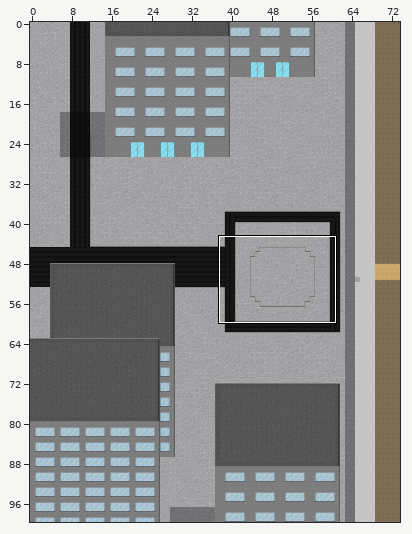
A Tiled map (JSON) gets an edit: main/resources/worlds/CityEntrySquare2.json. Above: a wide view before the commit, with the close-up outlined.
Close-up. Before:
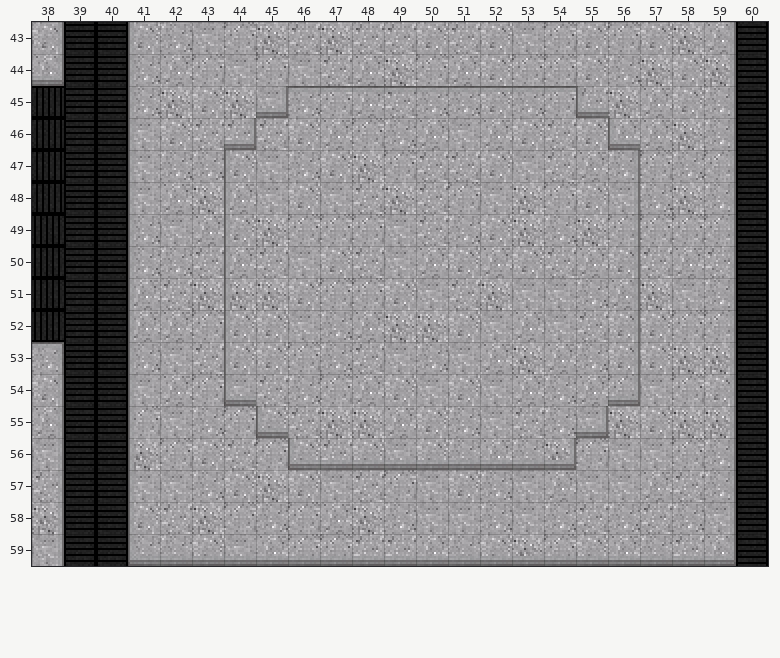
Cells are 16x16 px. Shown: x 38..60, y 43..59.
Once edited:
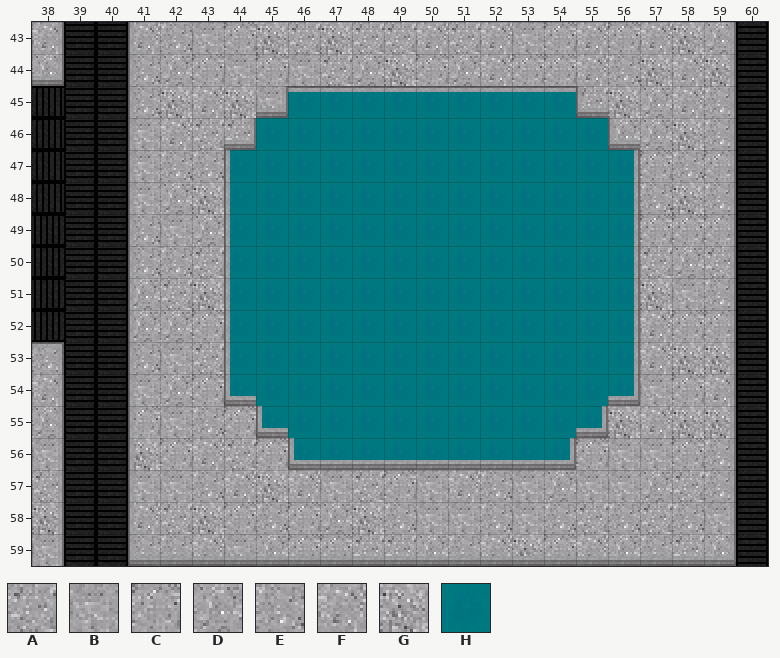
Key: from "City": A 0, B 1, C 7, D 14, E 15, F 21, G 22; from "zesilia_tileset": H 34.
_ is an empty cell.
From old to new:
{"where": "layer \"Cement\""}
{"y":45,"x":46,"old":"ECDAEEFEC","new":"HHHHHHHHH"}
{"y":46,"x":45,"old":"AFDCEDBDFAF","new":"HHHHHHHHHHH"}
{"y":47,"x":44,"old":"FBEFGCAAFBADE","new":"HHHHHHHHHHHHH"}
{"y":48,"x":44,"old":"DBFBAGACBGCFB","new":"HHHHHHHHHHHHH"}
{"y":49,"x":44,"old":"FGCCCBAEFGEGC","new":"HHHHHHHHHHHHH"}
{"y":50,"x":44,"old":"DABFABDFDFADF","new":"HHHHHHHHHHHHH"}
{"y":51,"x":44,"old":"GGFCCFBAGBBED","new":"HHHHHHHHHHHHH"}
{"y":52,"x":44,"old":"FFBEDGGFBDBAF","new":"HHHHHHHHHHHHH"}
{"y":53,"x":44,"old":"FFCEABEBDGDEF","new":"HHHHHHHHHHHHH"}
{"y":54,"x":44,"old":"BAECDFBFBDEDC","new":"HHHHHHHHHHHHH"}
{"y":55,"x":45,"old":"FAGGDFEBAEB","new":"HHHHHHHHHHH"}
{"y":56,"x":46,"old":"FAFBFEDEG","new":"HHHHHHHHH"}
